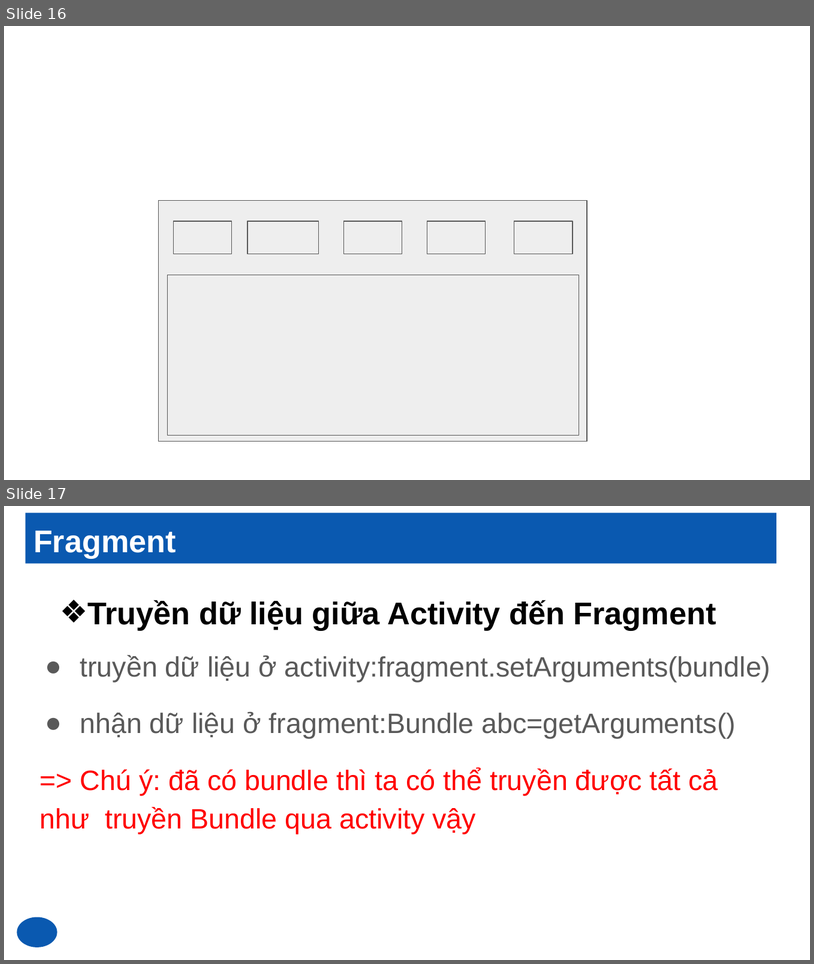
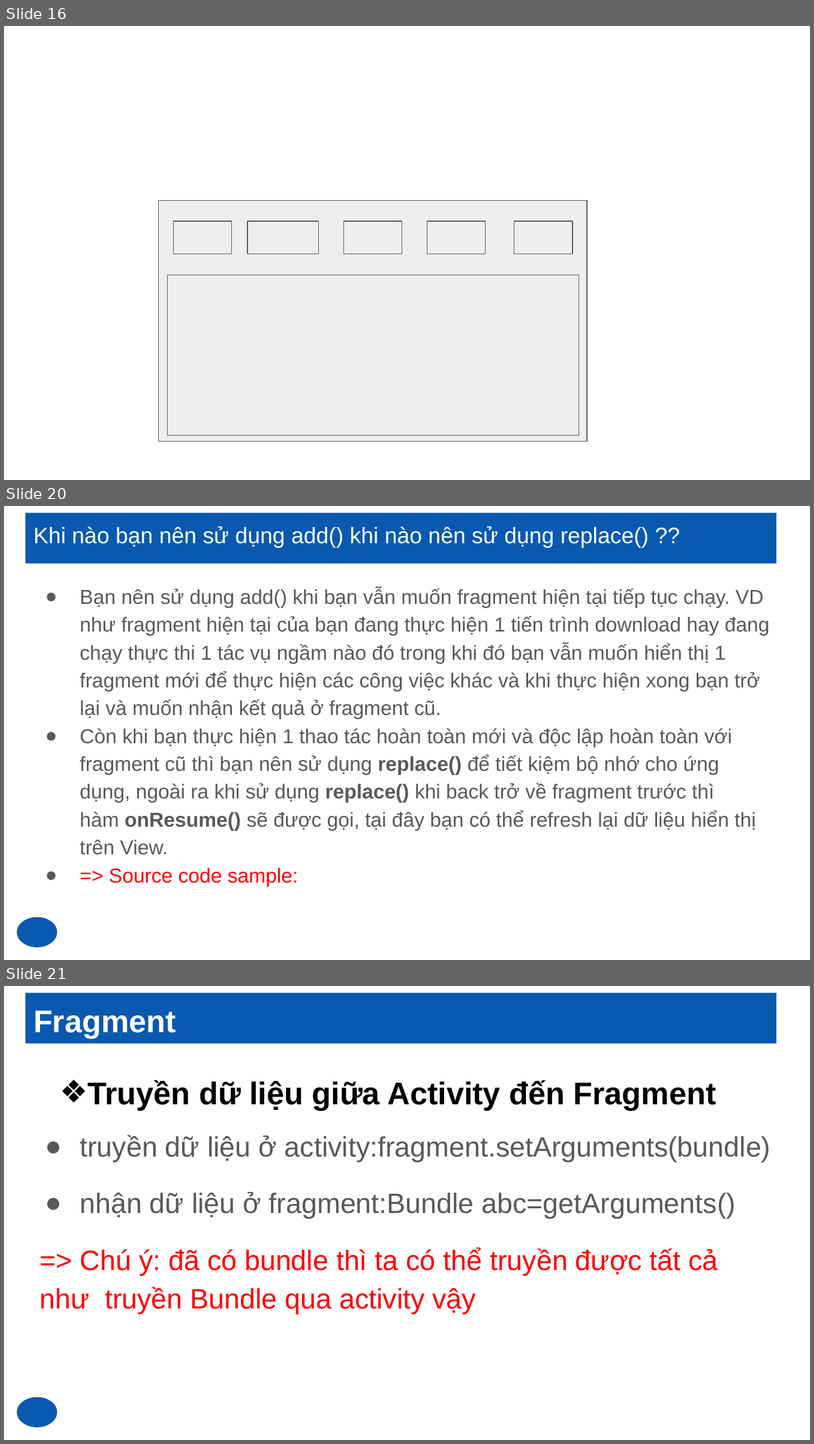
Before and after one commit to AndroidSamplePro/training, a slide deck: Slide_2_Fragment.pptx. Shown one above the other, each under a label of ours: slides 16 and 17 before the commit, slides 16, 20 and 21 after it; the slides between them are not shown. The pictures are 814x964 and 814x1444 pixels, drawn with LibreOffice and Linux fonts; fonts in the diff are those of the drawing. Boxes give left, top, right and bottom in pixels: in the first picture for what was removed or moved away, otherwise in the second. Text is boxed around its words. In the diff, an @@ line names an element or a change of style, - is before the commit and + after.

```diff
--- a/Slide_2_Fragment.pptx
+++ b/Slide_2_Fragment.pptx
@@ slide 20 added at (x1=4, y1=506, x2=810, y2=960), background #FFFFFF @@
@@ title added at (x1=26, y1=513, x2=777, y2=563), fill #0A59B0, 20 pt, text #FFFFFF @@
+Khi nào bạn nên sử dụng add() khi nào nên sử dụng replace() ??
@@ text added at (x1=80, y1=588, x2=770, y2=886), 18 pt, text #595959 @@
+● Bạn nên sử dụng add() khi bạn vẫn muốn fragment hiện tại tiếp tục chạy. VD như fragment hiện tại của bạn đang thực hiện 1 tiến trình download hay đang chạy thực thi 1 tác vụ ngầm nào đó trong khi đó bạn vẫn muốn hiển thị 1 fragment mới để thực hiện các công việc khác và khi thực hiện xong bạn trở lại và muốn nhận kết quả ở fragment cũ.
+● Còn khi bạn thực hiện 1 thao tác hoàn toàn mới và độc lập hoàn toàn với fragment cũ thì bạn nên sử dụng replace() để tiết kiệm bộ nhớ cho ứng dụng, ngoài ra khi sử dụng replace() khi back trở về fragment trước thì hàm onResume() sẽ được gọi, tại đây bạn có thể refresh lại dữ liệu hiển thị trên View.
+● => Source code sample:
@@ ellipse added at (x1=17, y1=916, x2=57, y2=946), fill #0A59B0 @@
@@ what was slide 17 is now slide 21 @@
```
Also in this commit, not shown: 8 other slides added, 31 other files.
